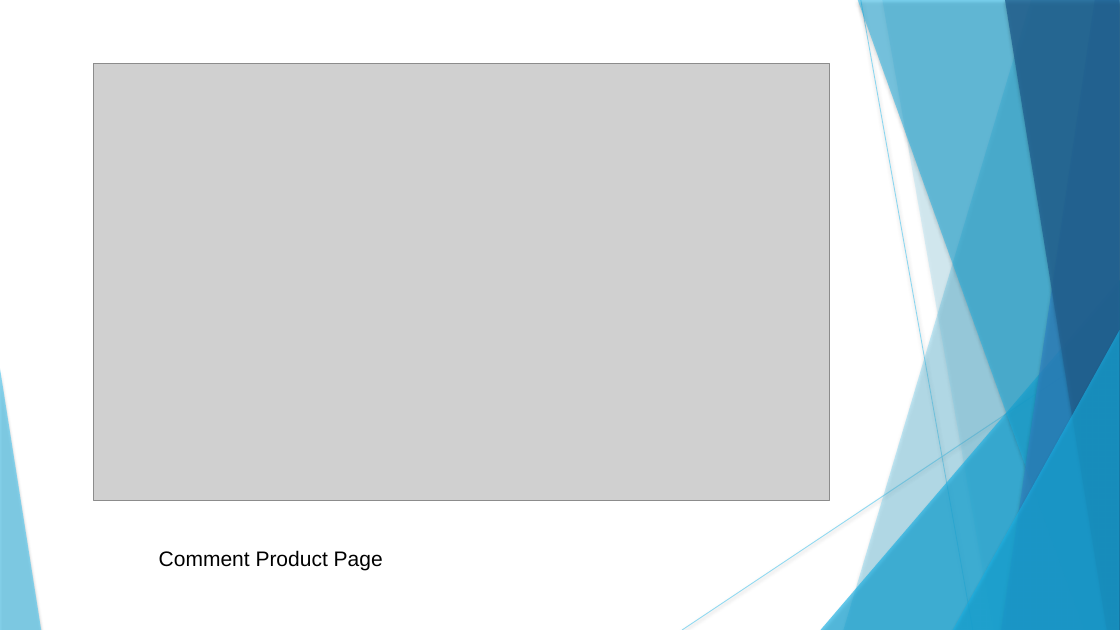
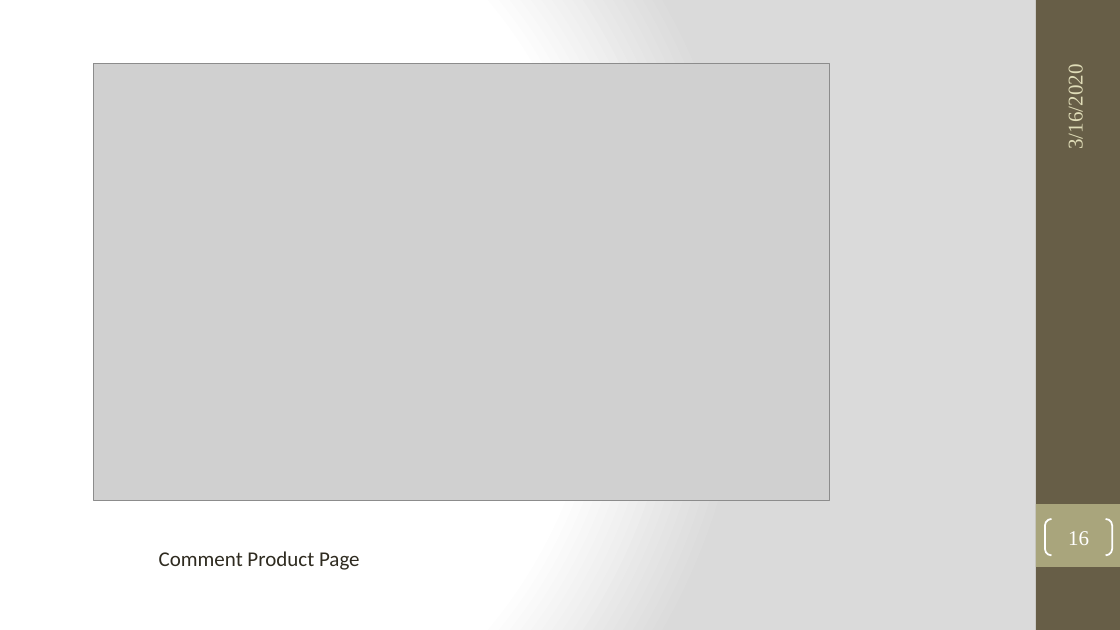
Before and after one commit to KojuOrg/E-Mart-Document, a slide deck: slide 16 of MidDefence/Presentation/MidTerm.pptx. Drawn at 1120x630 pixels with LibreOffice and Linux fonts; fonts in the diff are those of the drawing; grey boxes stand for pictures. Boxes give left, top, right and bottom in pixels: in the first picture for what was removed or moved away, otherwise in the second. Text is boxed around its words. In the diff, an @@ line names an element or a change of style, - is before the commit and + after.

```diff
--- a/MidDefence/Presentation/MidTerm.pptx
+++ b/MidDefence/Presentation/MidTerm.pptx
@@ background #FFFFFF to gradient #FFFFFF to #DADADA @@
@@ rectangle added at (1036,0,1120,630), fill #675E47 @@
@@ text added at (1064,72,1087,147), 18 pt, text #DFDCB7 @@
+3/16/2020
@@ group removed at (0,0,1120,630): 5 freeform shapes, 3 triangles, 2 lines @@
@@ rectangle added at (1036,504,1120,567), fill #A9A57C @@
@@ page number added at (1045,519,1112,555), outline #FFFFFF 1.5 pt, 18 pt, text #FFFFFF @@
+16
@@ text "Comment Product Page" at (159,551,360,570): font Arial to Calibri, text colour #000000 to #2F2B20 @@
```
Also in this commit, not shown: 21 other slides changed, 1 other file.
